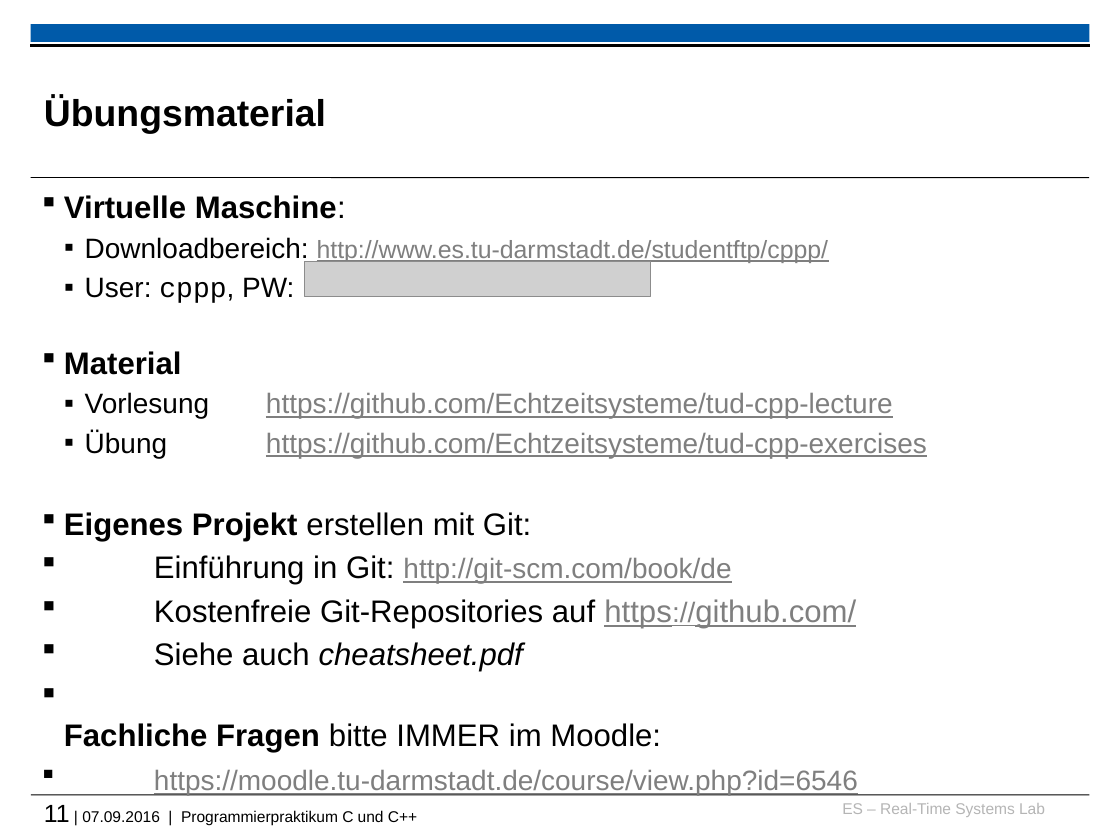
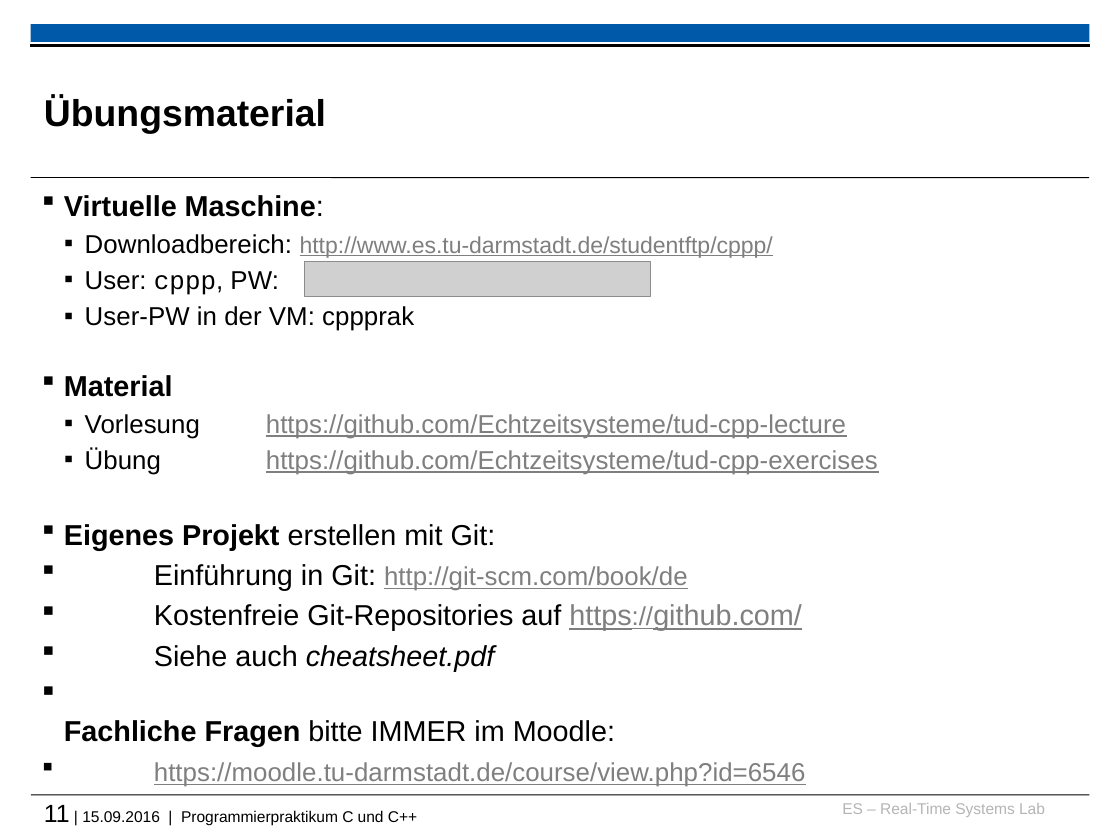
Before and after one commit to h82k/tud-cppp, a slide deck: slide 11 of cppp_lecture.pptx. Drawn at 1120x840 pixels with LibreOffice and Linux fonts; fonts in the diff are those of the drawing; grey boxes stand for pictures; background and template pictures are left out. Boxes give left, top, right and bottom in pixels: in the first picture for what was removed or moved away, otherwise in the second. Text is boxed around its words. In the diff, an @@ line names an element or a change of style, - is before the commit and + after.

Commit message:
Minor bug fixes and added PW for VM user

```diff
--- a/cppp_lecture.pptx
+++ b/cppp_lecture.pptx
@@ text at box(64, 195, 878, 787): size 20 to 18.5 pt in "Virtuelle Maschine:", "Material", "Eigenes Projekt erstellen mit Git:", "Einführung in Git:" and 3 more places; size 18 to 16.6 pt in "Downloadbereich:", "User: cppp, PW:", "Vorlesung https://github.com/Echtzeitsysteme/tud-cpp-lecture", "Übung https://github.com/Echtzeitsysteme/tud-cpp-exercises" and 3 more places; size 16 to 14.8 pt in "http://www.es.tu-darmstadt.de/studentftp/cppp/" @@
@@ text at box(85, 306, 414, 331): paragraph added @@
+  ▪ User-PW in der VM: cppprak
@@ text at box(44, 805, 417, 825): text changed @@
-11 | 07.09.2016 | Programmierpraktikum C und C++
+11 | 15.09.2016 | Programmierpraktikum C und C++
```
Also in this commit, not shown: 5 other slides changed, 1 other file.
